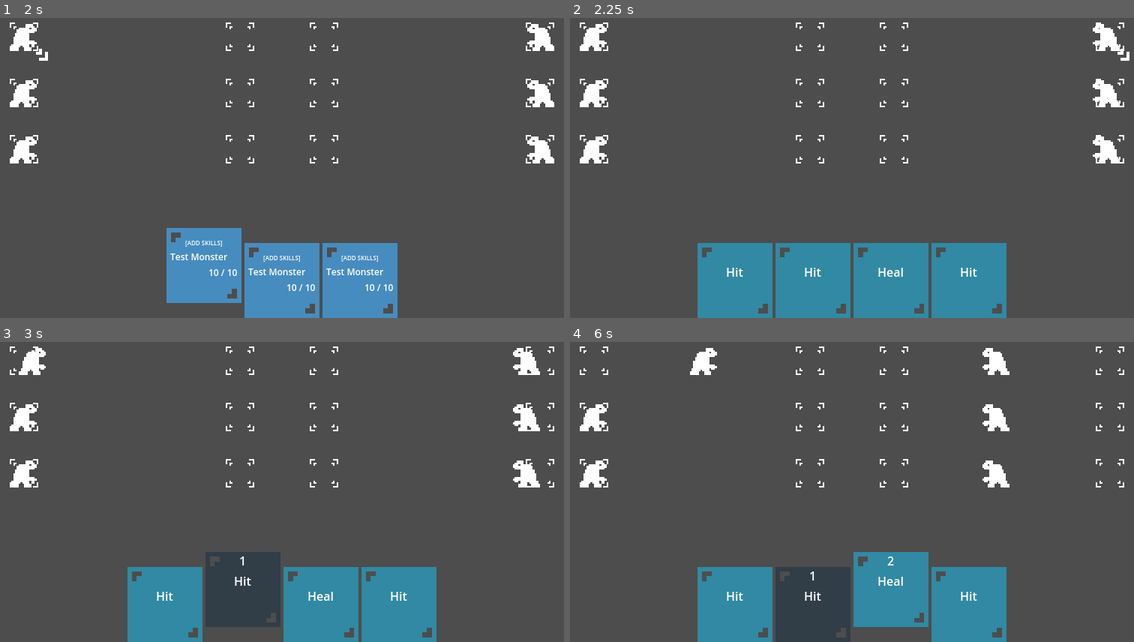
Above: before the commit, frames 1-4 (two rows, left to right).
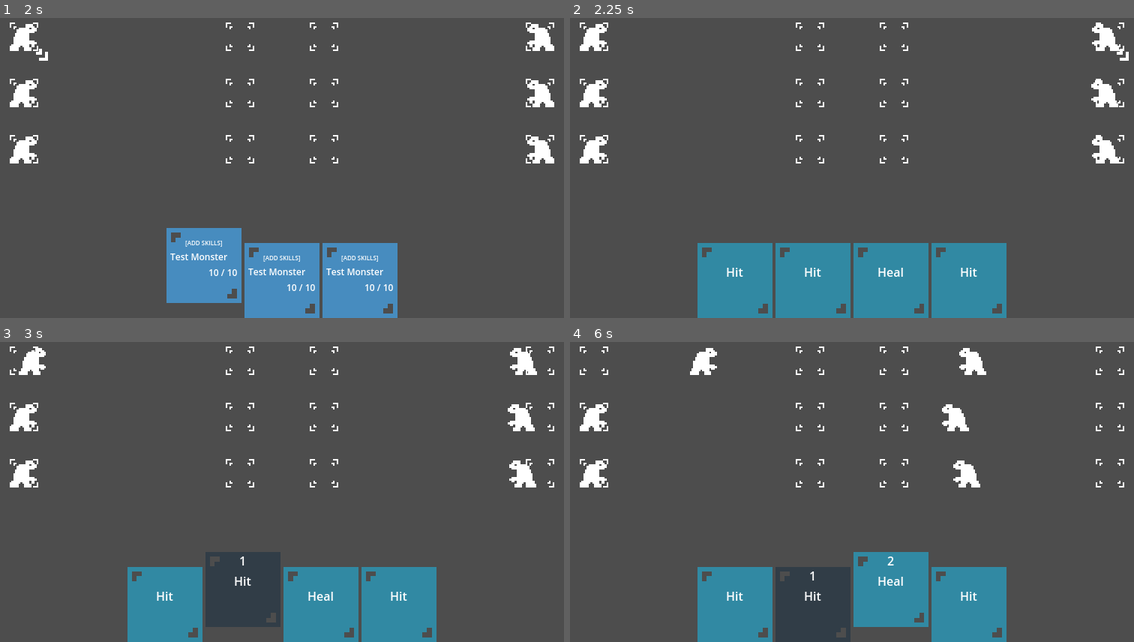
Above: after the commit, the same moments.

Repository: IsaelGabriel/tamer-game
Game: Godot game, scene res://nodes/battle_scene.tscn
The game is run twice, just before and just after one commit, with the same random seed, the same clock (stepped at 60 frames per second) and the same inputs.
Inputs:
- Up to frame 1 (2 s): tap Enter (ui_accept) at 0.5, 0.77, 1.25, 1.52 s; hold Right (right) 0.53-1.28 s; tap Z (confirm) at 0.6, 1.35 s; hold Down (down) from 1.28 s (still down)
- Up to frame 2 (2.25 s): tap Z (confirm) at 2, 2.1 s; release Down (down) at 2.03 s; hold Right (right) from 2.03 s (still down)
- Up to frame 3 (3 s): tap Enter (ui_accept) at 2.75 s; release Right (right) at 2.78 s; hold Up (up) from 2.78 s (still down); tap Z (confirm) at 2.85 s
- Up to frame 4 (6 s): tap Enter (ui_accept) at 3.02, 3.77, 4.52 s; release Up (up) at 3.53 s; hold Left (left) 3.53-5.03 s; tap Z (confirm) at 3.6, 4.35, 5, 5.1, 5.85 s; hold Down (down) 5.03-5.78 s; hold Right (right) from 5.78 s (still down)

Frame 1 is identical in both runs. In frame 2, 0.1% of the frame differs, in the area x 92-100%, y 2-49%; in frame 3, 0.4%; in frame 4, 1.6%, in the area x 65-78%, y 2-49%.

Commit message:
Add more MonsterAttributes and random monster generation

Diff:
--- a/scripts/battle/battle_manager.gd
+++ b/scripts/battle/battle_manager.gd
@@ -30,6 +30,7 @@
 	var screen_center = get_viewport().content_scale_size / 2
 	for i in range(0, total_player_monsters):
 		var monster = BATTLE_MONSTER_PREFAB.instantiate()
+		monster.monster = Monster.new("Test Monster")
 		#var skill_card_container = HBoxContainer.new()
 		#skill_card_container.alignment = BoxContainer.ALIGNMENT_CENTER
 		#monster.skill_card_container = skill_card_container
@@ -46,6 +47,7 @@
 		monster.is_player = false
 		monster.position = Vector2(screen_center.x * 3 / 2, calculate_monster_y(i, total_enemy_monsters))
 		monster.scale *= monster_scale
+		monster.monster = Monster.new_random([0, 20], [5, 30], [0.1, 0.7], [1, 5], [1, 5])
 		add_child(monster)
 		monster.sprite.position = monster.base.position
 		enemy_monsters.append(monster)
--- a/scripts/battle/battle_monster.gd
+++ b/scripts/battle/battle_monster.gd
@@ -13,12 +13,7 @@
 var interpolation_timer: float = 0.0
 
 #region Monster
-var monster: Monster = Monster.new("Test Monster") :
-	set(value):
-		if not value: return
-		monster = value
-		skill_manager.monster = monster
-		skill_manager.load_skills()
+var monster: Monster
 
 var is_player: bool
 #endregion
@@ -116,6 +111,7 @@
 #endregion
 
 func _ready():
+	skill_manager.monster = monster
 	skill_manager.load_skills()
 
 	if is_player:
@@ -125,6 +121,7 @@
 		base.position.x = LANE_WIDTH / 2
 		goal.position.x = -(LANE_WIDTH / 2)
 
+
 	current_state = BattleMonsterState.AWAIT_COMMAND
 
 func _process(delta):
--- a/scripts/components/skill_manager_component.gd
+++ b/scripts/components/skill_manager_component.gd
@@ -3,7 +3,7 @@
 class_name SkillManagerComponent
 
 @onready var caster: BattleMonster = get_parent()
-@onready var monster: Monster = caster.monster
+@onready var monster: Monster
 
 var _skills = []
 
--- a/scripts/monster/monster.gd
+++ b/scripts/monster/monster.gd
@@ -1,16 +1,24 @@
 class_name Monster
 
 var name = "Monster"
-var hp: MonsterAttribute = MonsterAttribute.new(10, true)
-var speed: MonsterAttribute = MonsterAttribute.new(20, false)
+var hp: MonsterAttribute
+var speed: MonsterAttribute
+var accuracy: MonsterAttribute
+var atk: MonsterAttribute
+var def: MonsterAttribute
 
 var skills = ["Hit", "Hit", "Hit", "Hit", "Heal", "Heal", "Heal"]
 
 signal taken_damage(monster: Monster, ammount: int)
 signal got_healed(monster: Monster, ammount: int)
 
-func _init(name:String):
+func _init(name:String, hp: int = 10, speed: int = 20, accuracy: float = 0.7, atk: int = 2, def: int = 2):
 	self.name = name
+	self.hp = MonsterAttribute.new(hp, true)
+	self.speed = MonsterAttribute.new(speed, false)
+	self.accuracy = MonsterAttribute.new(accuracy, false)
+	self.atk = MonsterAttribute.new(atk, false)
+	self.def = MonsterAttribute.new(def, false)
 
 func take_damage(dealer: Monster, ammount: int):
 	hp.current -= ammount
@@ -19,3 +27,7 @@
 func get_healing(healer: Monster, ammount: int):
 	hp.current += ammount
 	got_healed.emit(self, ammount)
+
+static func new_random(hp: Array, speed: Array, accuracy: Array, atk: Array, def: Array) -> Monster:
+	var rng = func(r: Array): return randf_range(r[0], r[-1])
+	return Monster.new("Random Monster", int(rng.call(hp)), rng.call(speed), rng.call(accuracy), rng.call(atk), rng.call(def))
